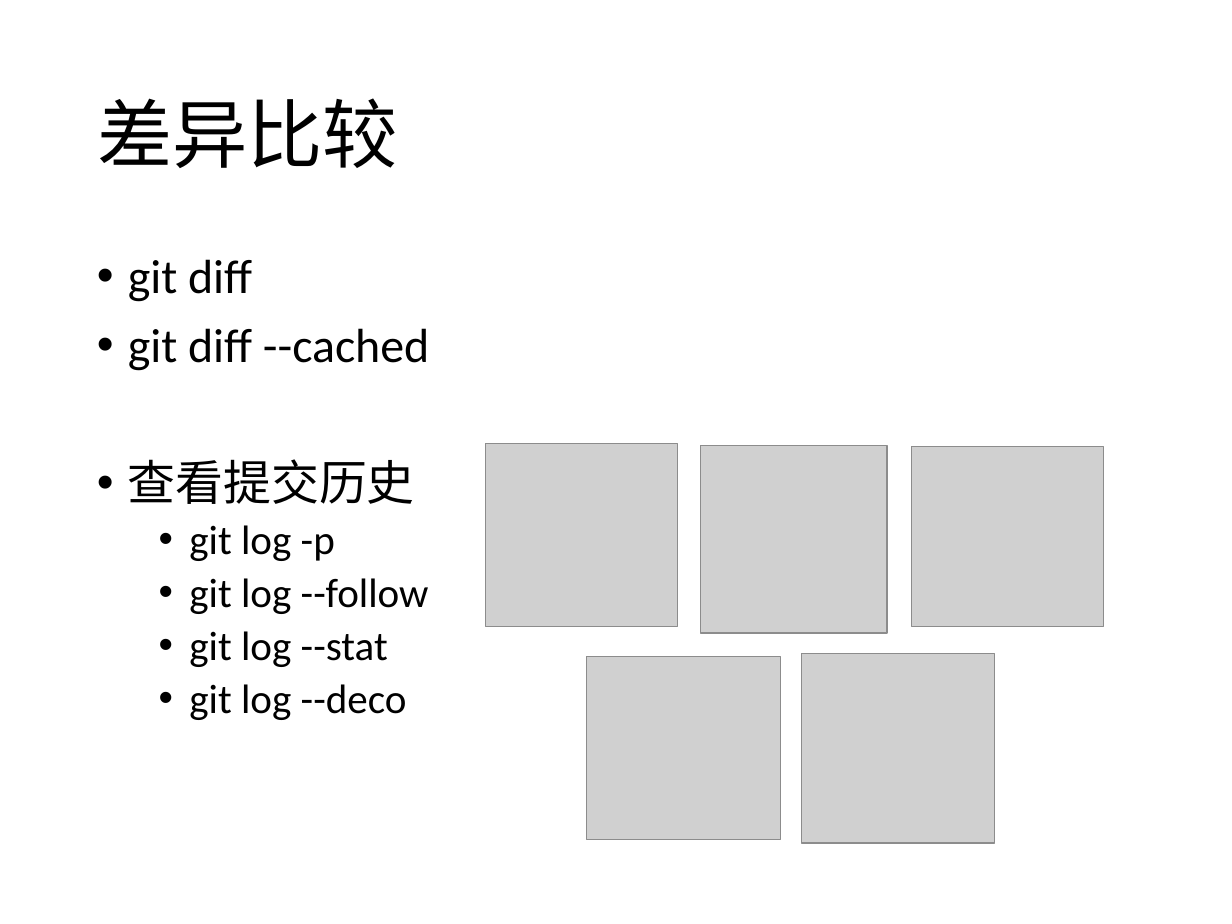
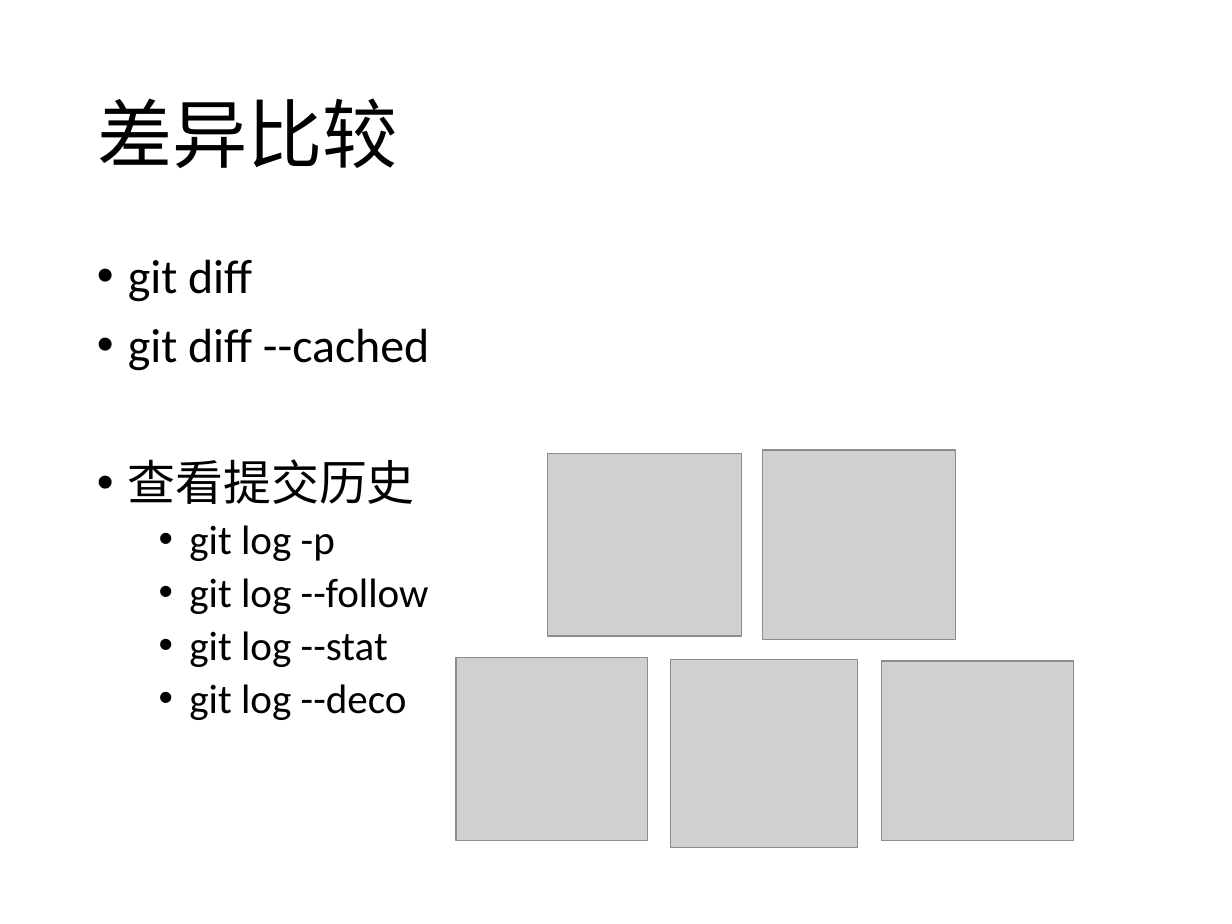
Before and after one commit to qdbgw3ihnjw/Graduate-Courses, a slide deck: slide 10 of git/git.pptx. Drawn at 1232x924 pixels with LibreOffice and Linux fonts; fonts in the diff are those of the drawing; grey boxes stand for pictures. Boxes give left, top, right and bottom in pixels: in the first picture for what was removed or moved away, otherwise in the second. Text is boxed around its words. In the diff, an @@ line names an element or a change of style, - is before the commit and + after.

Commit message:
Added some version control pictures.

```diff
--- a/git/git.pptx
+++ b/git/git.pptx
@@ picture: place and size @@
-picture at [586,657,780,839]
+picture at [548,453,742,636]
@@ picture: place and size @@
-picture at [801,654,994,844]
+picture at [763,450,956,639]
@@ 3 pictures: place and size @@
-3 pictures at [485,444,1104,632]
+3 pictures at [456,658,1074,846]
```
Also in this commit, not shown: 1 other slide changed.
